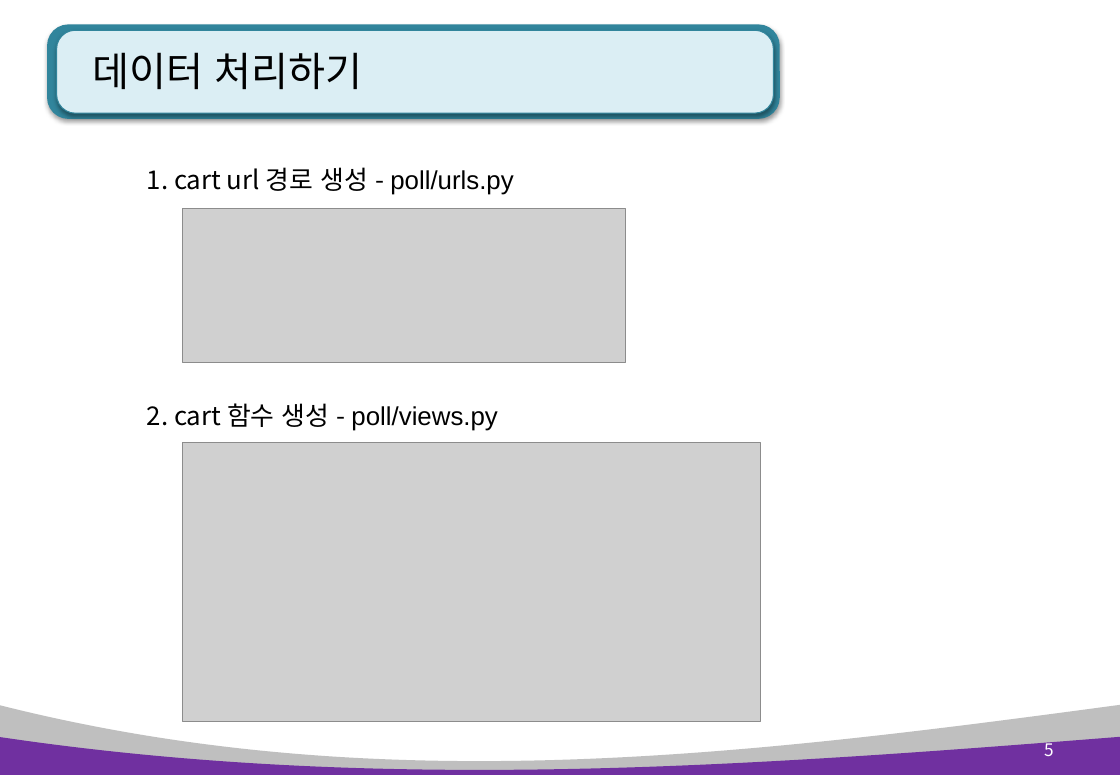
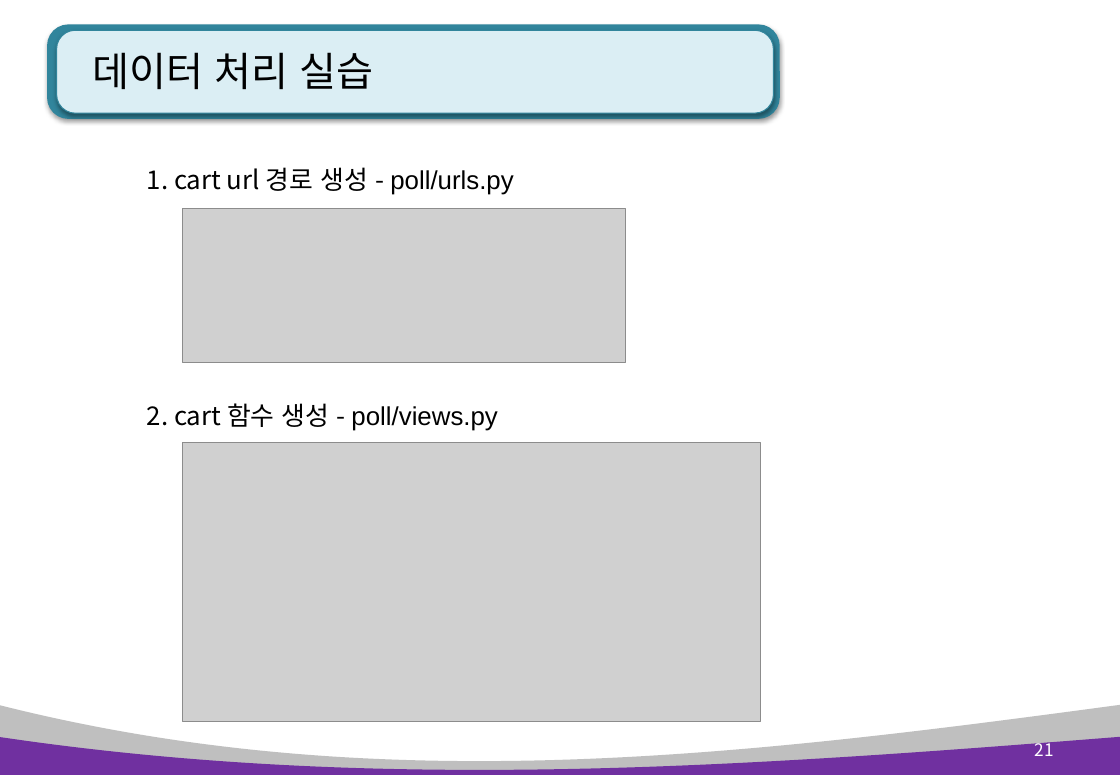
Before and after one commit to kiyongee2/green_project_web, a slide deck: slide 21 of django_ppt/polls_ppt/polls 3장. 템플릿 - html.pptx (slide 5 before the commit). Drawn at 1120x775 pixels with LibreOffice and Linux fonts; fonts in the diff are those of the drawing; grey boxes stand for pictures. Boxes give left, top, right and bottom in pixels: in the first picture for what was removed or moved away, otherwise in the second. Text is boxed around its words. In the diff, an @@ line names an element or a change of style, - is before the commit and + after.

```diff
--- a/django_ppt/polls_ppt/polls 3장. 템플릿 - html.pptx
+++ b/django_ppt/polls_ppt/polls 3장. 템플릿 - html.pptx
@@ title at [93,52,374,90]: text changed @@
-데이터 처리하기
+데이터 처리 실습
@@ page number at [1034,739,1053,756]: text changed @@
-5
+21
```
Also in this commit, not shown: 1 slide added, 17 other files.
